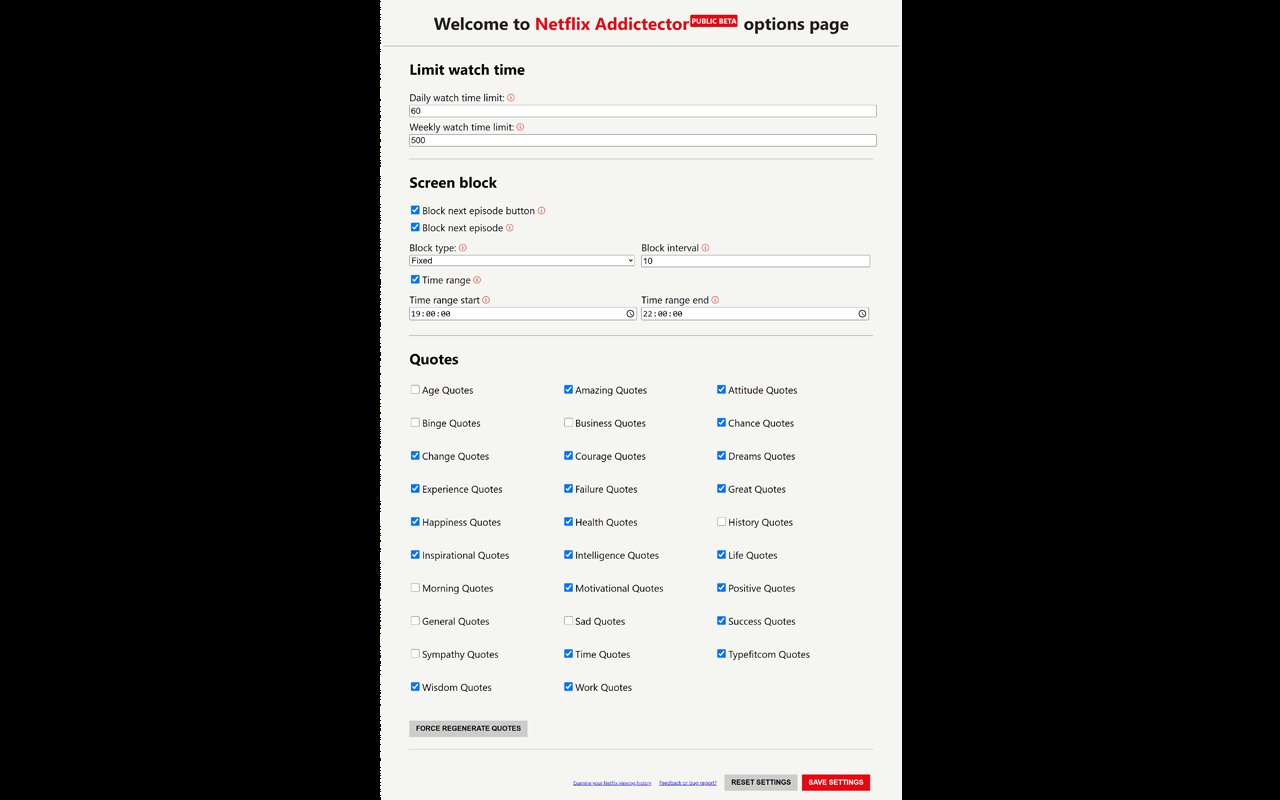
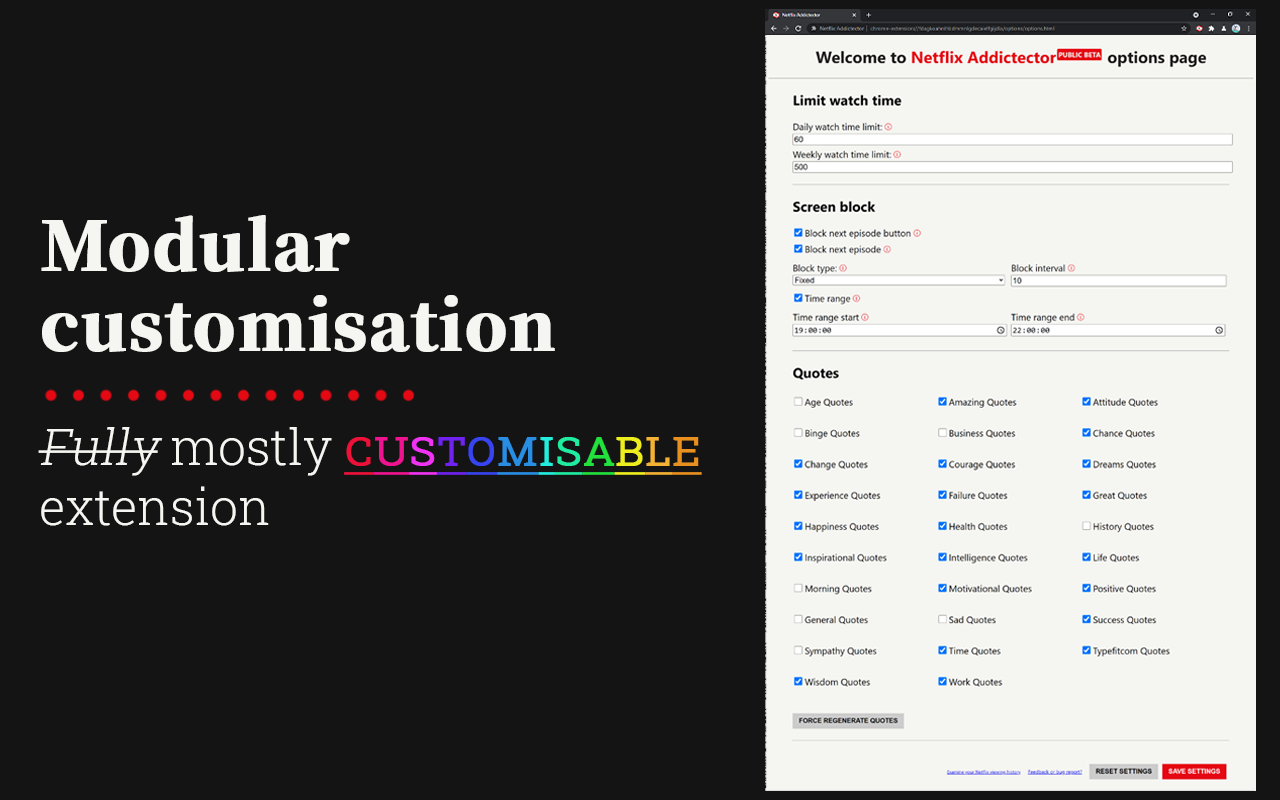
The second 1280px x 800px image is a revision of the first. Changes to its layers:
added group "Window" with 4 layers above "Group 1" over (765, 9, 1256, 791)
moved "Layer 1" into group "Window", painted on it over (0, 0, 1280, 800)
added group "Tabs" with 2 layers in group "Window" over (765, 9, 1256, 37)
added layer "Layer 2" in group "Tabs" over (765, 9, 1104, 37)
added layer "Capture" in group "Tabs" over (860, 9, 1256, 37)
added group "Group 1" with 4 layers above "Background" over (38, 215, 702, 526)
added layer "Modular customisation" in group "Group 1" over (41, 215, 555, 352)
added layer "Layer 3" in group "Group 1" over (44, 388, 415, 402)
added layer "Fully mostly customisable extension" in group "Group 1" over (38, 427, 702, 526)
painted on "Background" over (0, 0, 1280, 800)
